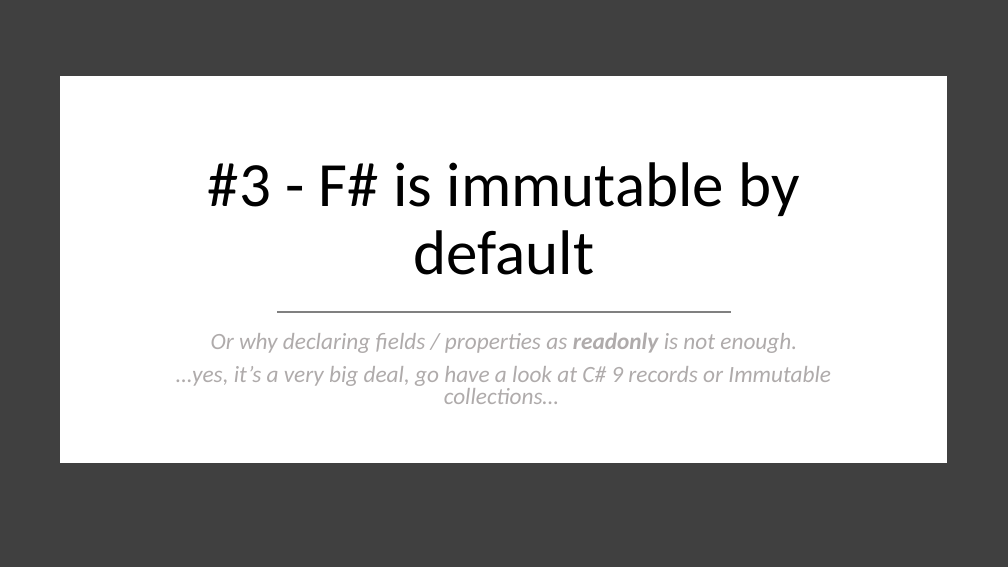
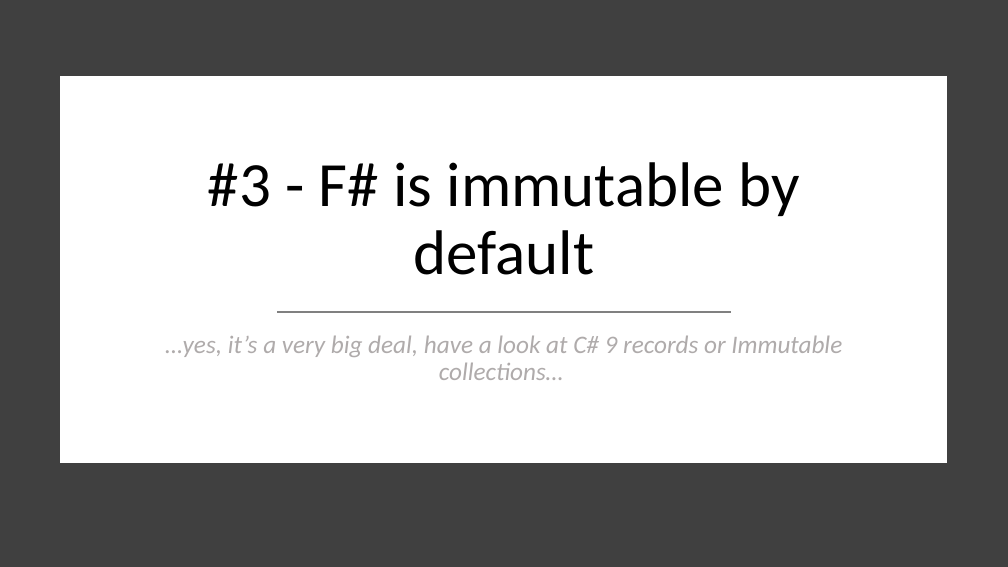
Before and after one commit to essic/prez-why-fsharp, a slide deck: slide 20 of WhyFSharp.pptx (slide 19 before the commit). Drawn at 1008x567 pixels with LibreOffice and Linux fonts; fonts in the diff are those of the drawing. Boxes give left, top, right and bottom in pixels: in the first picture for what was removed or moved away, otherwise in the second. Text is boxed around its words. In the diff, an @@ line names an element or a change of style, - is before the commit and + after.

```diff
--- a/WhyFSharp.pptx
+++ b/WhyFSharp.pptx
@@ text at (165, 335, 842, 380): text changed; size 22.2 to 24 pt @@
-Or why declaring fields / properties as readonly is not enough.
-…yes, it’s a very big deal, go have a look at C# 9 records or Immutable collections…
+…yes, it’s a very big deal, have a look at C# 9 records or Immutable collections…
```
Also in this commit, not shown: 14 other slides changed, 1 slide added.
